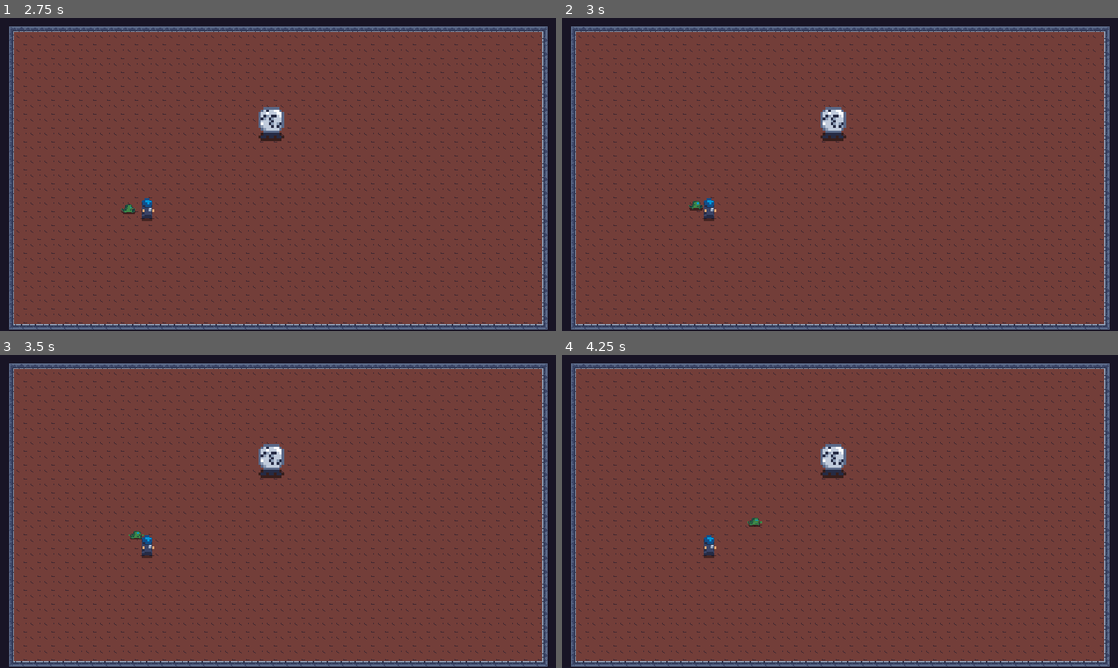
Above: before the commit, frames 1-4 (two rows, left to right).
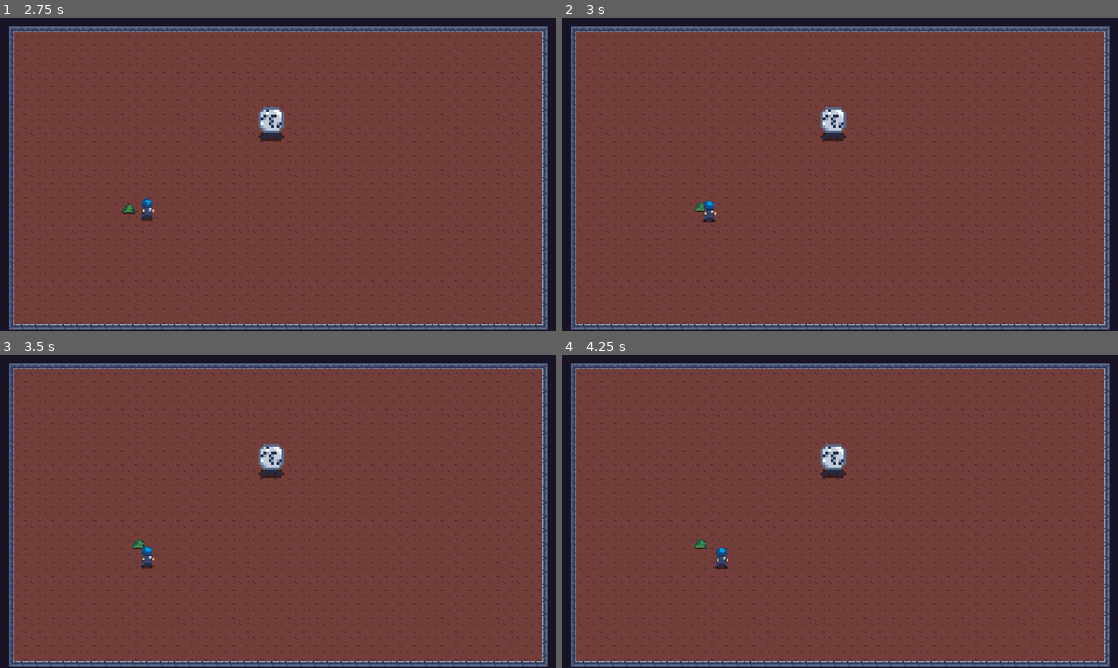
Above: after the commit, the same moments.

Repository: Arssin/ParasiteJam
Game: Godot game, scene res://scenes/main_scene.tscn
The game is run twice, just before and just after one commit, with the same random seed, the same clock (stepped at 60 frames per second) and the same inputs.
Inputs (mouse positions are in pixels of both pictures, inside the frame that each line leads up to):
- Up to frame 1 (2.75 s): click "PLAY" at 0.5 s; click "PLAY" at 1.25 s; tap Enter at 2 s; move the mouse to (400, 158) at 2.02 s; hold D (move_right) from 2.03 s (still down); click (400, 158) at 2.1 s
- Up to frame 2 (3 s): move the mouse to (728, 190) at 2.77 s; release D (move_right) at 2.78 s; hold Down (move_down) from 2.78 s (still down); click (728, 190) at 2.85 s
- Up to frame 3 (3.5 s): keep holding Down (move_down)
- Up to frame 4 (4.25 s): move the mouse to (895, 442) at 3.52 s; release Down (move_down) at 3.53 s; hold D (move_right) from 3.53 s (still down); click (895, 442) at 3.6 s

Frame 1 is identical in both runs. In frame 2, 0.2% of the frame differs, in the area x 22-28%, y 57-66%; in frame 3, 0.3%; in frame 4, 0.4%, in the area x 23-36%, y 52-69%.

Commit message:
controlling body

Diff:
--- a/characters/player.gd
+++ b/characters/player.gd
@@ -6,6 +6,7 @@
 var mouse_clicked = false
 var projectile := preload("res://characters/player_projectile.tscn")
 var shooted_pos
+var body_controlling = false
 
 # Called when the node enters the scene tree for the first time.
 func _ready() -> void:
@@ -14,7 +15,7 @@
 
 # Called every frame. 'delta' is the elapsed time since the previous frame.
 func _process(delta: float) -> void:
-	if mouse_clicked:
+	if mouse_clicked && !body_controlling:
 		velocity = shooted_pos * player_speed
 
 	move_and_slide()
@@ -25,17 +26,28 @@
 func _input(_event: InputEvent) -> void:
 	var input_direction = Input.get_vector("move_left", "move_right","move_up", "move_down")
 
-	if !mouse_clicked:
+	if !mouse_clicked && !body_controlling:
 		if Input.is_action_just_pressed("left_mouse"):
 			var mouse_position = get_global_mouse_position()
 			shooted_pos = (mouse_position - global_position).normalized()
+			$PlayerCollision.disabled = true
 			mouse_clicked = true
 
 	if !mouse_clicked:
-		if input_direction:
+		if input_direction && !body_controlling:
 			velocity = input_direction * player_speed
 		else:
 			velocity = input_direction * 0
 
+
+
 func teleport(position):
 	global_position = position
+
+
+
+func _on_hitbox_body_entered(body: Node2D) -> void:
+	if body is Enemy:
+		body_controlling = true
+		mouse_clicked = false
+		body.isMindControl = true
--- a/characters/player.tscn
+++ b/characters/player.tscn
@@ -6,6 +6,10 @@
 [sub_resource type="CapsuleShape2D" id="CapsuleShape2D_ntr4q"]
 radius = 6.0
 height = 16.0
+
+[sub_resource type="CapsuleShape2D" id="CapsuleShape2D_3djjh"]
+radius = 5.83333
+height = 15.1515
 
 [node name="Player" type="CharacterBody2D"]
 scale = Vector2(1.2, 1.2)
@@ -27,3 +31,13 @@
 [node name="AnimationPlayer" type="AnimationPlayer" parent="."]
 
 [node name="Hitbox" type="Area2D" parent="."]
+collision_layer = 0
+collision_mask = 4
+
+[node name="CollisionShape2D" type="CollisionShape2D" parent="Hitbox"]
+position = Vector2(0.185, 1.315)
+rotation = 1.5708
+scale = Vector2(0.805, 0.805)
+shape = SubResource("CapsuleShape2D_3djjh")
+
+[connection signal="body_entered" from="Hitbox" to="." method="_on_hitbox_body_entered"]
Not shown: 1 places in characters/player.tscn that only renumber resources
